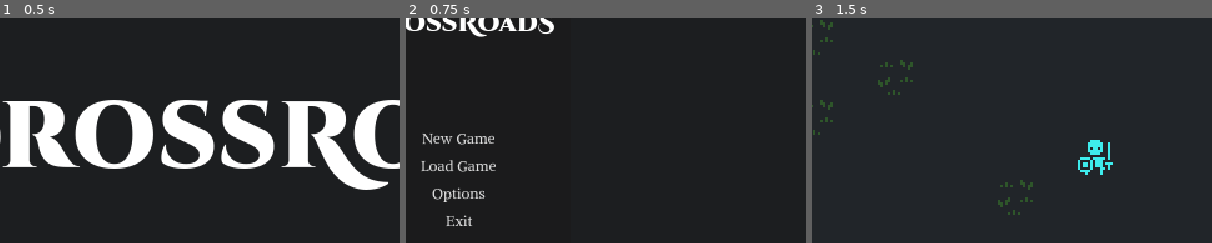
Above: before the commit, frames 1-3 (left to right).
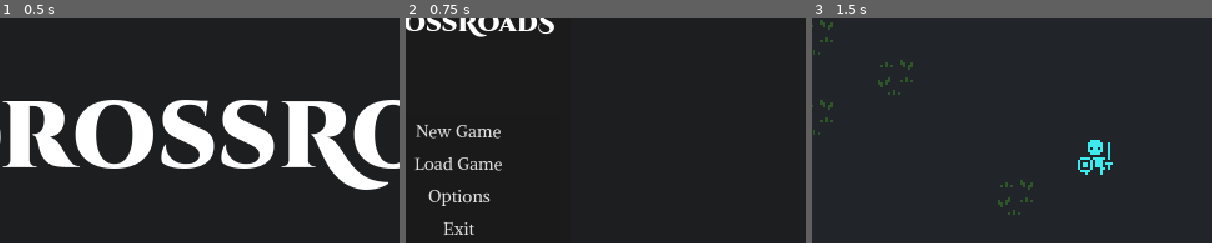
Above: after the commit, the same moments.

Repository: lilytastic/godot-roguelike
Game: Godot game, scene res://title/title.tscn
The game is run twice, just before and just after one commit, with the same random seed, the same clock (stepped at 60 frames per second) and the same inputs.
Inputs:
- Up to frame 1 (0.5 s): no input
- Up to frame 2 (0.75 s): tap Enter at 0.5 s; hold D (move_right) from 0.53 s (still down)
- Up to frame 3 (1.5 s): release D (move_right) at 1.25 s; click "New Game" at 1.25 s
The pictures show only the part of the screen within x 15-65%, y 19-69%; the shares and areas given below are measured in that part.

Frame 1 is identical in both runs. In frame 2, 2.5% of the frame differs, in the area x 2-24%, y 47-97%; in frame 3, nothing differs.

Commit message:
inventory tiles

Diff:
--- a/Game/game.tscn
+++ b/Game/game.tscn
@@ -1,13 +1,11 @@
-[gd_scene load_steps=9 format=3 uid="uid://tnnobbxmjsst"]
+[gd_scene load_steps=7 format=3 uid="uid://tnnobbxmjsst"]
 
 [ext_resource type="Script" path="res://game/game.gd" id="1_4nfvf"]
 [ext_resource type="PackedScene" uid="uid://c85krcwtqo3rc" path="res://game/map_view.tscn" id="2_ly086"]
 [ext_resource type="PackedScene" uid="uid://dabn80pt603jc" path="res://game/actor.tscn" id="3_h3nby"]
-[ext_resource type="Theme" uid="uid://bfoqpkkix7gdf" path="res://normal.tres" id="4_jy1my"]
 [ext_resource type="Script" path="res://game/system_menu.gd" id="4_q6bec"]
-[ext_resource type="PackedScene" uid="uid://ddvx4ua2hhl4j" path="res://game/menu_bar.tscn" id="5_shlem"]
+[ext_resource type="PackedScene" uid="uid://dqasfn61u6sl5" path="res://game/character_menu.tscn" id="6_8exhv"]
 [ext_resource type="PackedScene" uid="uid://kv6mv8j4a7yc" path="res://game/aside_menu.tscn" id="6_s5ktb"]
-[ext_resource type="Script" path="res://game/character_menu.gd" id="7_tennr"]
 
 [node name="Game" type="Node2D"]
 script = ExtResource("1_4nfvf")
@@ -36,36 +34,8 @@
 unique_name_in_owner = true
 layout_mode = 1
 
-[node name="CharacterMenu" type="Panel" parent="CanvasLayer/System Menu"]
+[node name="CharacterMenu" parent="CanvasLayer/System Menu" instance=ExtResource("6_8exhv")]
 unique_name_in_owner = true
 layout_mode = 1
-anchors_preset = 15
-anchor_right = 1.0
-anchor_bottom = 1.0
-grow_horizontal = 2
-grow_vertical = 2
-size_flags_horizontal = 4
-size_flags_vertical = 3
-theme = ExtResource("4_jy1my")
-script = ExtResource("7_tennr")
-
-[node name="MarginContainer" type="MarginContainer" parent="CanvasLayer/System Menu/CharacterMenu"]
-layout_mode = 1
-anchors_preset = 15
-anchor_right = 1.0
-anchor_bottom = 1.0
-grow_horizontal = 2
-grow_vertical = 2
-
-[node name="VBoxContainer" type="VBoxContainer" parent="CanvasLayer/System Menu/CharacterMenu/MarginContainer"]
-layout_mode = 2
-
-[node name="MenuBar" parent="CanvasLayer/System Menu/CharacterMenu/MarginContainer/VBoxContainer" instance=ExtResource("5_shlem")]
-layout_mode = 2
-
-[node name="ScrollContainer" type="ScrollContainer" parent="CanvasLayer/System Menu/CharacterMenu/MarginContainer/VBoxContainer"]
-layout_mode = 2
-size_flags_vertical = 3
-
-[node name="Control" type="Control" parent="CanvasLayer/System Menu/CharacterMenu/MarginContainer/VBoxContainer/ScrollContainer"]
-layout_mode = 2
+grow_horizontal = 1
+grow_vertical = 1
--- a/game/aside_menu.tscn
+++ b/game/aside_menu.tscn
@@ -67,51 +67,51 @@
 
 [node name="Continue" type="Button" parent="Panel/VBoxContainer"]
 unique_name_in_owner = true
-custom_minimum_size = Vector2(0, 22)
+custom_minimum_size = Vector2(0, 26)
 layout_mode = 2
 text = "Continue
 "
 
 [node name="Resume" type="Button" parent="Panel/VBoxContainer"]
 unique_name_in_owner = true
-custom_minimum_size = Vector2(0, 22)
+custom_minimum_size = Vector2(0, 26)
 layout_mode = 2
 text = "Resume"
 
 [node name="NewGame" type="Button" parent="Panel/VBoxContainer"]
 unique_name_in_owner = true
-custom_minimum_size = Vector2(0, 22)
+custom_minimum_size = Vector2(0, 26)
 layout_mode = 2
 text = "New Game"
 
 [node name="SaveGame" type="Button" parent="Panel/VBoxContainer"]
 unique_name_in_owner = true
-custom_minimum_size = Vector2(0, 22)
+custom_minimum_size = Vector2(0, 26)
 layout_mode = 2
 text = "Save Game"
 
 [node name="LoadGame" type="Button" parent="Panel/VBoxContainer"]
 unique_name_in_owner = true
-custom_minimum_size = Vector2(0, 22)
+custom_minimum_size = Vector2(0, 26)
 layout_mode = 2
 text = "Load Game"
 
 [node name="Options" type="Button" parent="Panel/VBoxContainer"]
 unique_name_in_owner = true
-custom_minimum_size = Vector2(0, 22)
+custom_minimum_size = Vector2(0, 26)
 layout_mode = 2
 text = "Options
 "
 
 [node name="ExitToMainMenu" type="Button" parent="Panel/VBoxContainer"]
 unique_name_in_owner = true
-custom_minimum_size = Vector2(0, 22)
+custom_minimum_size = Vector2(0, 26)
 layout_mode = 2
 text = "Exit to Main Menu"
 
 [node name="Exit" type="Button" parent="Panel/VBoxContainer"]
 unique_name_in_owner = true
-custom_minimum_size = Vector2(0, 22)
+custom_minimum_size = Vector2(0, 26)
 layout_mode = 2
 text = "Exit"
 
@@ -124,6 +124,7 @@
 anchor_bottom = 1.0
 grow_horizontal = 2
 grow_vertical = 2
+theme = ExtResource("1_4cwgy")
 theme_override_styles/panel = SubResource("StyleBoxFlat_yteaq")
 
 [node name="SaveSlots" parent="SaveSlotWrapper" instance=ExtResource("4_dypj6")]
--- /dev/null
+++ b/game/character_menu.tscn
@@ -0,0 +1,118 @@
+[gd_scene load_steps=4 format=3 uid="uid://dqasfn61u6sl5"]
+
+[ext_resource type="Theme" uid="uid://bfoqpkkix7gdf" path="res://normal.tres" id="1_xhxxf"]
+[ext_resource type="Script" path="res://game/character_menu.gd" id="2_mm07u"]
+[ext_resource type="PackedScene" uid="uid://dju8px38gxg0m" path="res://game/tile_item.tscn" id="3_8b68f"]
+
+[node name="CharacterMenu" type="Panel"]
+anchors_preset = 15
+anchor_right = 1.0
+anchor_bottom = 1.0
+grow_horizontal = 2
+grow_vertical = 2
+size_flags_horizontal = 4
+size_flags_vertical = 3
+theme = ExtResource("1_xhxxf")
+script = ExtResource("2_mm07u")
+
+[node name="MarginContainer" type="MarginContainer" parent="."]
+layout_mode = 1
+anchors_preset = 15
+anchor_right = 1.0
+anchor_bottom = 1.0
+offset_left = 73.0
+offset_right = -75.0
+grow_horizontal = 2
+grow_vertical = 2
+
+[node name="VBoxContainer" type="VBoxContainer" parent="MarginContainer"]
+layout_mode = 2
+theme_override_constants/separation = 8
+
+[node name="HBoxContainer" type="HBoxContainer" parent="MarginContainer/VBoxContainer"]
+custom_minimum_size = Vector2(0, 32)
+layout_mode = 2
+theme_override_constants/separation = 20
+alignment = 1
+
+[node name="Character" type="Button" parent="MarginContainer/VBoxContainer/HBoxContainer"]
+unique_name_in_owner = true
+layout_mode = 2
+theme_override_constants/align_to_largest_stylebox = 1
+text = "Character"
+flat = true
+
+[node name="Inventory" type="Button" parent="MarginContainer/VBoxContainer/HBoxContainer"]
+unique_name_in_owner = true
+layout_mode = 2
+theme_override_constants/align_to_largest_stylebox = 1
+text = "Inventory"
+flat = true
+
+[node name="Journal" type="Button" parent="MarginContainer/VBoxContainer/HBoxContainer"]
+unique_name_in_owner = true
+layout_mode = 2
+theme_override_constants/align_to_largest_stylebox = 1
+text = "Journal"
+flat = true
+
+[node name="HSeparator" type="HSeparator" parent="MarginContainer/VBoxContainer"]
+layout_mode = 2
+
+[node name="ScrollContainer" type="ScrollContainer" parent="MarginContainer/VBoxContainer"]
+clip_contents = false
+layout_mode = 2
+size_flags_vertical = 3
+
+[node name="Control" type="Control" parent="MarginContainer/VBoxContainer/ScrollContainer"]
+layout_mode = 2
+size_flags_horizontal = 3
+size_flags_vertical = 3
+
+[node name="CharacterTab" type="Control" parent="MarginContainer/VBoxContainer/ScrollContainer/Control"]
+unique_name_in_owner = true
+visible = false
+layout_mode = 2
+anchors_preset = 0
+anchor_right = 1.0
+offset_bottom = 284.0
+size_flags_horizontal = 3
+size_flags_vertical = 3
+
+[node name="InventoryTab" type="Control" parent="MarginContainer/VBoxContainer/ScrollContainer/Control"]
+unique_name_in_owner = true
+layout_mode = 2
+anchors_preset = 0
+anchor_right = 1.0
+offset_bottom = 284.0
+size_flags_horizontal = 3
+size_flags_vertical = 3
+
+[node name="InventoryGrid" type="GridContainer" parent="MarginContainer/VBoxContainer/ScrollContainer/Control/InventoryTab"]
+unique_name_in_owner = true
+layout_mode = 1
+anchors_preset = 15
+anchor_right = 1.0
+anchor_bottom = 1.0
+grow_horizontal = 2
+grow_vertical = 2
+theme_override_constants/h_separation = 8
+theme_override_constants/v_separation = 8
+columns = 20
+
+[node name="TileItem" parent="MarginContainer/VBoxContainer/ScrollContainer/Control/InventoryTab/InventoryGrid" instance=ExtResource("3_8b68f")]
+layout_mode = 2
+
+[node name="TileItem2" parent="MarginContainer/VBoxContainer/ScrollContainer/Control/InventoryTab/InventoryGrid" instance=ExtResource("3_8b68f")]
+layout_mode = 2
+
+[node name="JournalTab" type="Control" parent="MarginContainer/VBoxContainer/ScrollContainer/Control"]
+unique_name_in_owner = true
+visible = false
+layout_mode = 2
+anchors_preset = 0
+anchor_right = 1.0
+anchor_bottom = 0.019
+offset_bottom = 278.452
+size_flags_horizontal = 3
+size_flags_vertical = 3
--- /dev/null
+++ b/game/tile_item.gd
@@ -0,0 +1,16 @@
+extends Button
+
+var entity := Global.ecs.create({ 'blueprint': 'sword' })
+
+func _get_drag_data(at_position: Vector2) -> Variant:
+	if entity:
+		return entity.uuid
+	return null
+
+func _can_drop_data(at_position: Vector2, data: Variant) -> bool:
+	if data and Global.ecs.entities.has(data):
+		return true
+	return false
+
+func _drop_data(at_position: Vector2, data: Variant) -> void:
+	print(data)
--- /dev/null
+++ b/game/tile_item.tscn
@@ -0,0 +1,14 @@
+[gd_scene load_steps=4 format=3 uid="uid://dju8px38gxg0m"]
+
+[ext_resource type="Texture2D" uid="uid://cqumfgdqea7q5" path="res://monochrome-transparent_packed.png" id="1_p1ffb"]
+[ext_resource type="Script" path="res://game/tile_item.gd" id="1_vcmlp"]
+
+[sub_resource type="AtlasTexture" id="AtlasTexture_skahh"]
+atlas = ExtResource("1_p1ffb")
+region = Rect2(512, 112, 16, 16)
+
+[node name="TileItem" type="Button"]
+custom_minimum_size = Vector2(40, 40)
+icon = SubResource("AtlasTexture_skahh")
+expand_icon = true
+script = ExtResource("1_vcmlp")
--- a/normal.tres
+++ b/normal.tres
@@ -1,13 +1,10 @@
-[gd_resource type="Theme" load_steps=3 format=3 uid="uid://bfoqpkkix7gdf"]
+[gd_resource type="Theme" load_steps=2 format=3 uid="uid://bfoqpkkix7gdf"]
 
 [ext_resource type="FontFile" uid="uid://d0yfn4ceqhto0" path="res://assets/fonts/AlikeAngular/AlikeAngular-Regular.ttf" id="1_gfr81"]
 
-[sub_resource type="StyleBoxEmpty" id="StyleBoxEmpty_tlpp0"]
-
 [resource]
-Button/font_sizes/font_size = 12
+Button/font_sizes/font_size = 14
 Button/fonts/font = ExtResource("1_gfr81")
-Button/styles/normal = SubResource("StyleBoxEmpty_tlpp0")
 MarginContainer/constants/margin_bottom = 16
 MarginContainer/constants/margin_left = 16
 MarginContainer/constants/margin_right = 16
